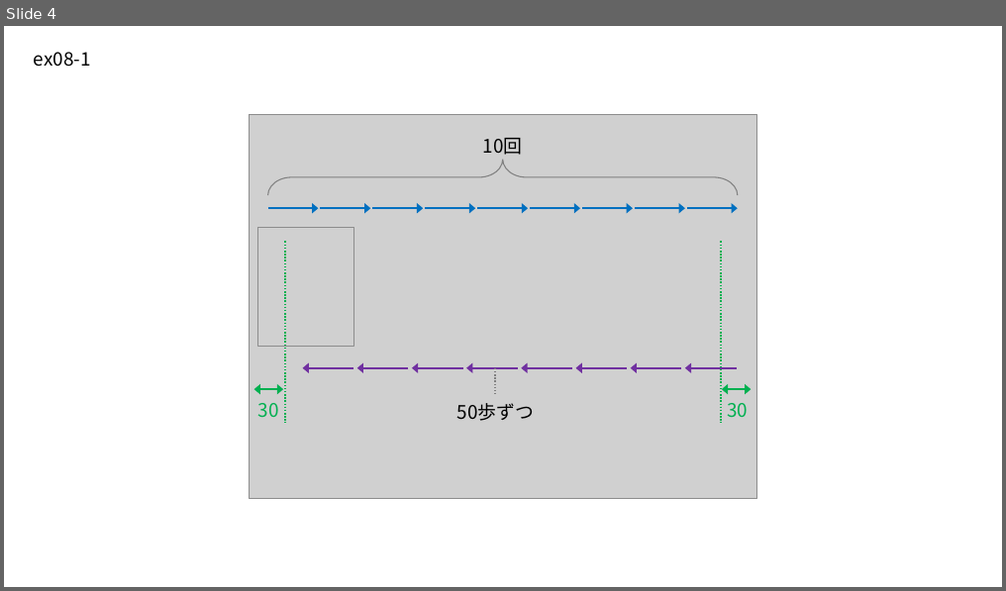
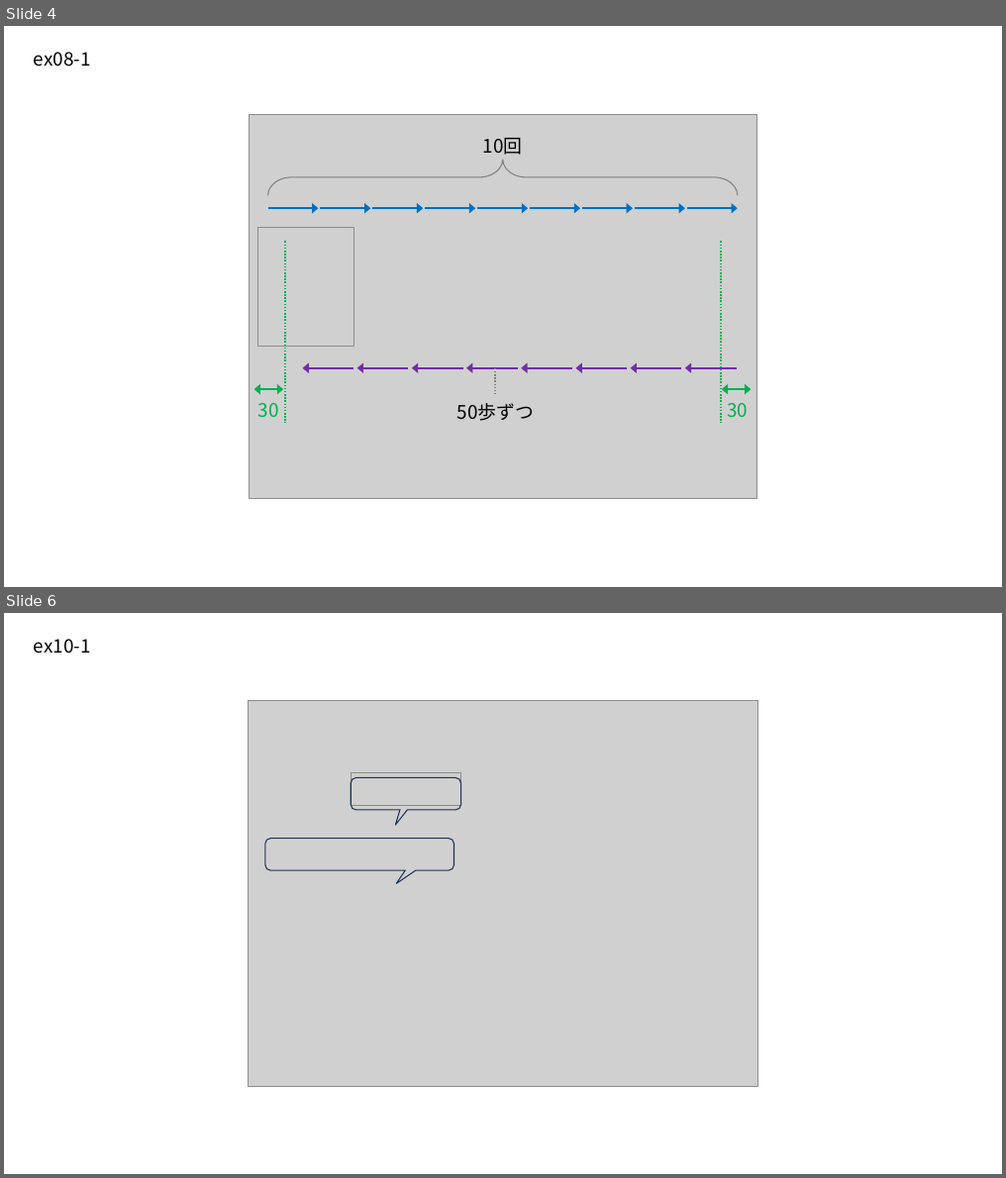
Before and after one commit to p5nyan/p5nyan.github.io, a slide deck: lesson/fig/ex-figs.pptx. Shown one above the other, each under a label of ours: slide 4 before the commit, slides 4 and 6 after it; the slides between them are not shown. The pictures are 1006x591 and 1006x1178 pixels, drawn with LibreOffice and Linux fonts; fonts in the diff are those of the drawing; grey boxes stand for pictures. Boxes give left, top, right and bottom in pixels: in the first picture for what was removed or moved away, otherwise in the second. Text is boxed around its words. In the diff, an @@ line names an element or a change of style, - is before the commit and + after.

```diff
--- a/lesson/fig/ex-figs.pptx
+++ b/lesson/fig/ex-figs.pptx
@@ slide 6 added at (4,613,1002,1174), background #FFFFFF @@
@@ text added at (34,639,91,654), 18 pt, text #000000 @@
+ex10-1
@@ picture added at (249,700,757,1086) @@
@@ picture added at (350,773,460,805) @@
@@ freeform shape added at (350,777,460,825), outline #1E3256 1 pt @@
@@ freeform shape added at (265,839,453,884), outline #1E3256 1 pt @@
```
Also in this commit, not shown: 1 slide changed, 3 other slides added, 1 slide removed, 5 other files.
